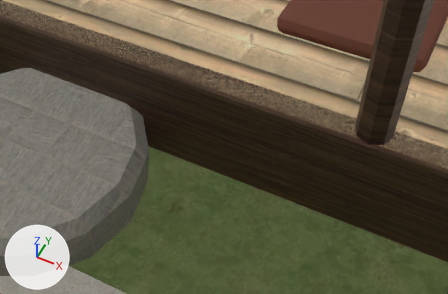
Renders of the glTF model assets/models/env/second_ai/wz_teahouse_interior.glb from each side of a commit.
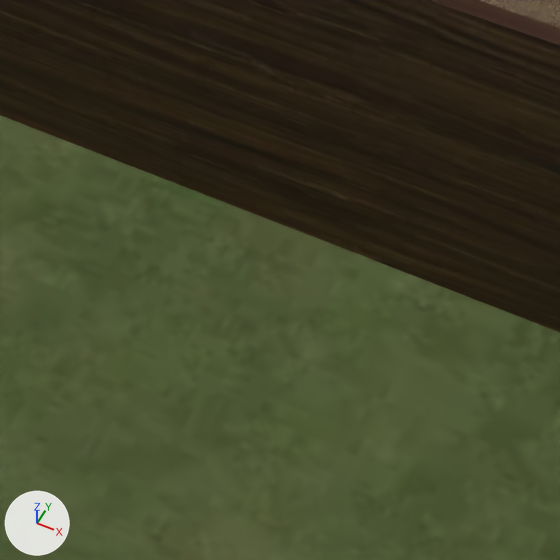
Each version appears first from a 50 mm camera at (2.774, -7.528, 1.394) aimed at (2.143, -6.267, -0.183), and next in a close-up on the part from 41% to 78% of the width and 43% to 98% of the height. Arrows for +X, +Y and +Z are at lower left; the lights stay in place. The last two pictures show the newer version. Where no turn or scale is listed for an object, it has been applied to the vertices.

Script lines for the objects in view, before the commit:
```python
me_wzs_garden_moss = bpy.data.meshes.new('wzs_garden_moss')
me_wzs_garden_moss.from_pydata(...)  # a box spanning x -4.2..4.2, y -9.6..-6.2, z -0.44..-0.4
me_wzs_garden_moss.materials.append(mat_wzs_moss)
me_wzs_post = bpy.data.meshes.new('wzs_post')
me_wzs_post.from_pydata(...)  # 1962 vertices, 3588 faces; spans x -4.2..4.2, y -9.49..5.0, z -0.42..2.6
me_wzs_post.materials.append(mat_wzs_post)
ob_wzs_garden_moss = bpy.data.objects.new('wzs_garden_moss', me_wzs_garden_moss)
ob_wzs_garden_moss.location = (0.0, 0.0, 0.0)
ob_wzs_post = bpy.data.objects.new('wzs_post', me_wzs_post)
ob_wzs_post.location = (0.0, 0.0, 0.0)
```
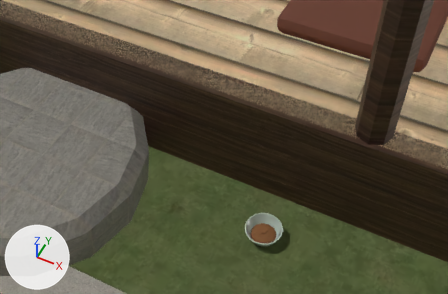
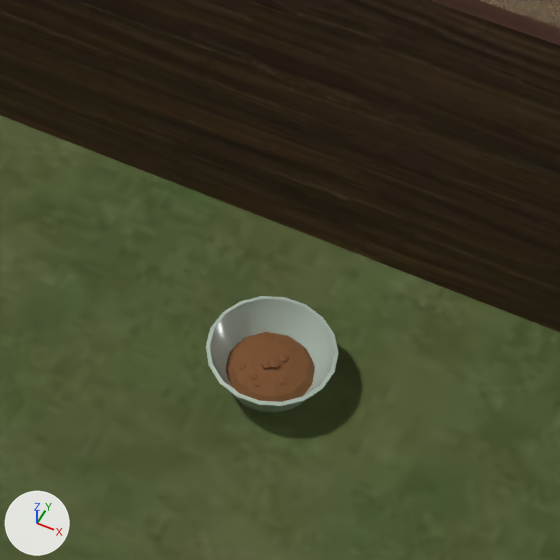
Edits to the bpy script that builds the scene:
```text
Add mat_wzs_catfood:
    mat_wzs_catfood = principled_material('wzs_catfood')
    mat_wzs_catfood.base_color = (0.262, 0.107, 0.0343)  # brown #8c5c34
    mat_wzs_catfood.roughness = 0.85
Add mat_wzs_catbowl:
    mat_wzs_catbowl = principled_material('wzs_catbowl')
    mat_wzs_catbowl.base_color = (0.584, 0.687, 0.604)  # light grey #c9d8cc
    mat_wzs_catbowl.roughness = 0.22
Add me_wz_catbowl_food:
    me_wz_catbowl_food.from_pydata(...)  # 164 vertices, 288 faces; spans x 2.314..2.406, y -6.446..-6.354, z -0.388..-0.364
    me_wz_catbowl_food.materials.append(mat_wzs_catfood)  # brown #8c5c34
Add me_wz_catbowl_bowl:
    me_wz_catbowl_bowl.from_pydata(...)  # 146 vertices, 288 faces; spans x 2.2951..2.4249, y -6.4645..-6.3355, z -0.4..-0.352
    me_wz_catbowl_bowl.materials.append(mat_wzs_catbowl)  # light grey #c9d8cc
Add ob_wz_catbowl_food:
    ob_wz_catbowl_food = bpy.data.objects.new('WZ_CATBOWL_food', me_wz_catbowl_food)
    ob_wz_catbowl_food.location = (0.0, 0.0, 0.0)
Add ob_wz_catbowl_bowl:
    ob_wz_catbowl_bowl = bpy.data.objects.new('WZ_CATBOWL_bowl', me_wz_catbowl_bowl)
    ob_wz_catbowl_bowl.location = (0.0, 0.0, 0.0)
```

Where the change shows, as pixel boxes (x1, y1, x2, y2) in the close-ups (560 x 560 px):
'WZ_CATBOWL_bowl', added: after (206, 296, 338, 413)
'WZ_CATBOWL_food', added (brown): after (226, 332, 315, 402)
